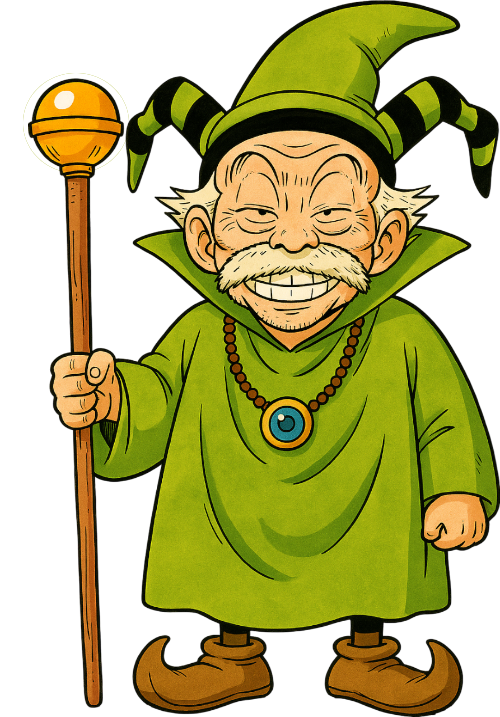
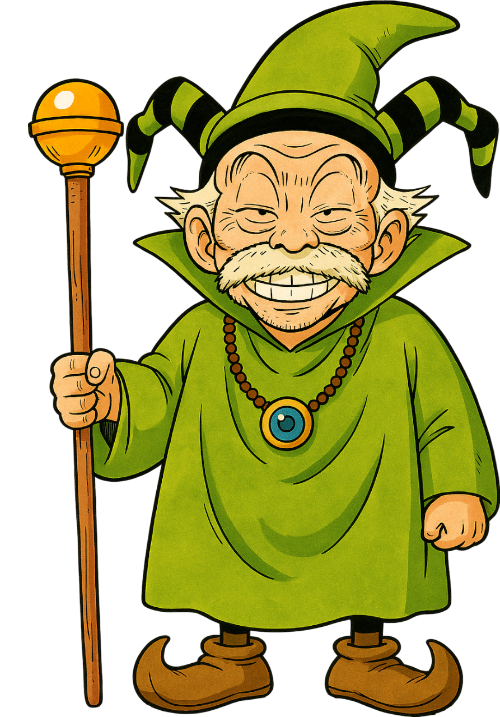
Comparing the layer stacks of the two 500x717 images. Changes:
showed "power-2-white", painted on it over [23, 73, 129, 171]
renamed "power-1-green" to "power-1-white copy", hid it, moved it above "power-1-white", painted on it over [23, 73, 129, 171]
hid "power-1-white", painted on it over [23, 73, 129, 171]